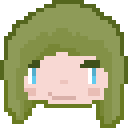
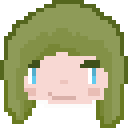
Comparing the layer stacks of the two 128×128 images. Changes:
painted on "characters.png" over left=36, top=100, right=96, bottom=108
